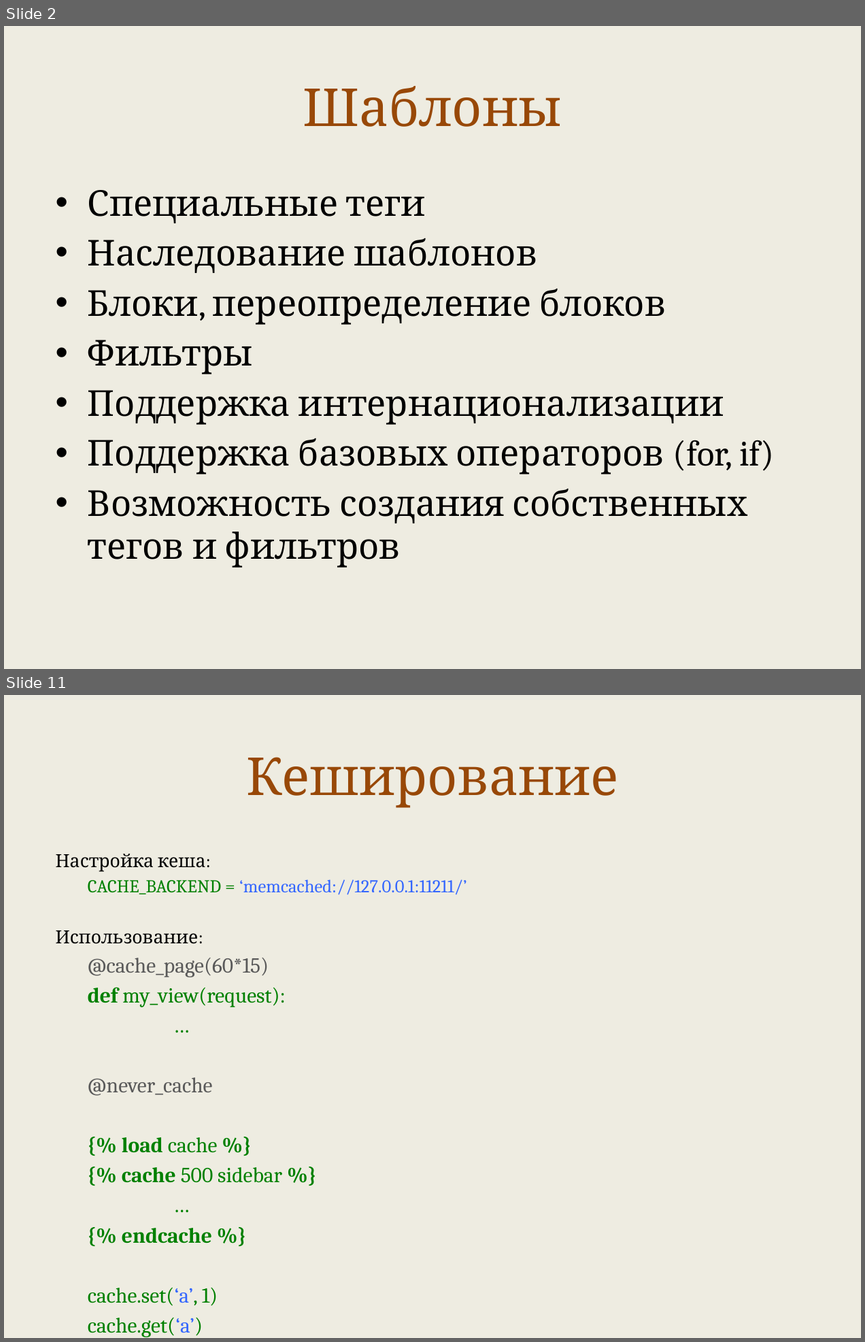
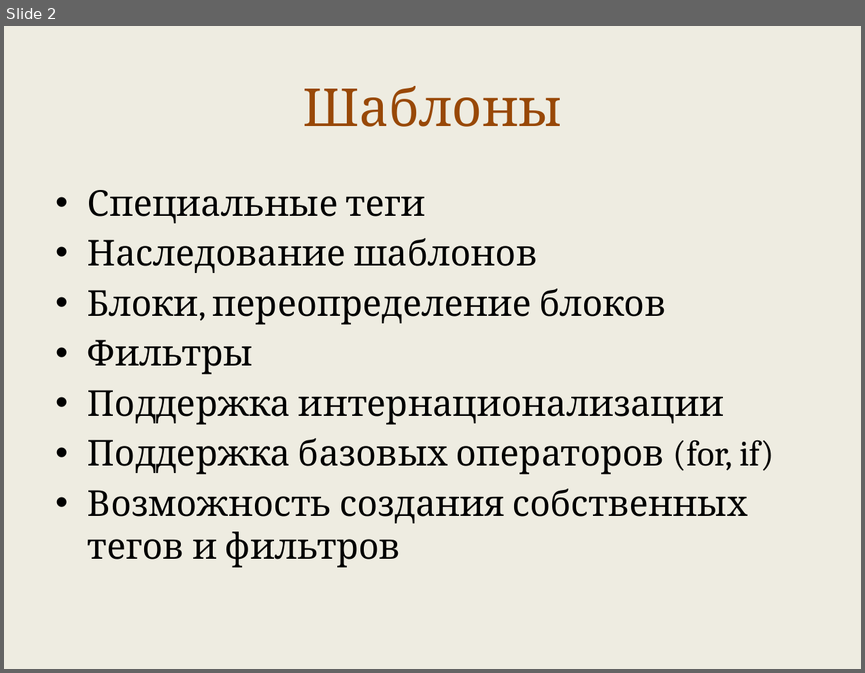
Before and after one commit to maxchv/LearnPython, a slide deck: week11/templates.pptx. Shown one above the other, each under a label of ours: slides 2 and 11 before the commit, slide 2 after it; the slides between them are not shown. The pictures are 865x1342 and 865x673 pixels, drawn with LibreOffice and Linux fonts; fonts in the diff are those of the drawing. Boxes give left, top, right and bottom in pixels: in the first picture for what was removed or moved away, otherwise in the second. Text is boxed around its words. In the diff, an @@ line names an element or a change of style, - is before the commit and + after.

```diff
--- a/week11/templates.pptx
+++ b/week11/templates.pptx
@@ slide 11 removed at (4, 695, 861, 1338), background #EEECE1 @@
@@ title removed at (246, 757, 618, 808) @@
-Кеширование
@@ text removed at (56, 853, 467, 1337) @@
-Настройка кеша:
-CACHE_BACKEND = ‘memcached://127.0.0.1:11211/’
-Использование:
-@cache_page(60*15)
-def my_view(request):
-…
-@never_cache
-{% load cache %}
-{% cache 500 sidebar %}
-…
-{% endcache %}
-cache.set(‘a’, 1)
-cache.get(‘a’)
-cache.delete(‘a’)
```
Also in this commit, not shown: 2 slides changed, 21 slides added, 9 other slides removed.
